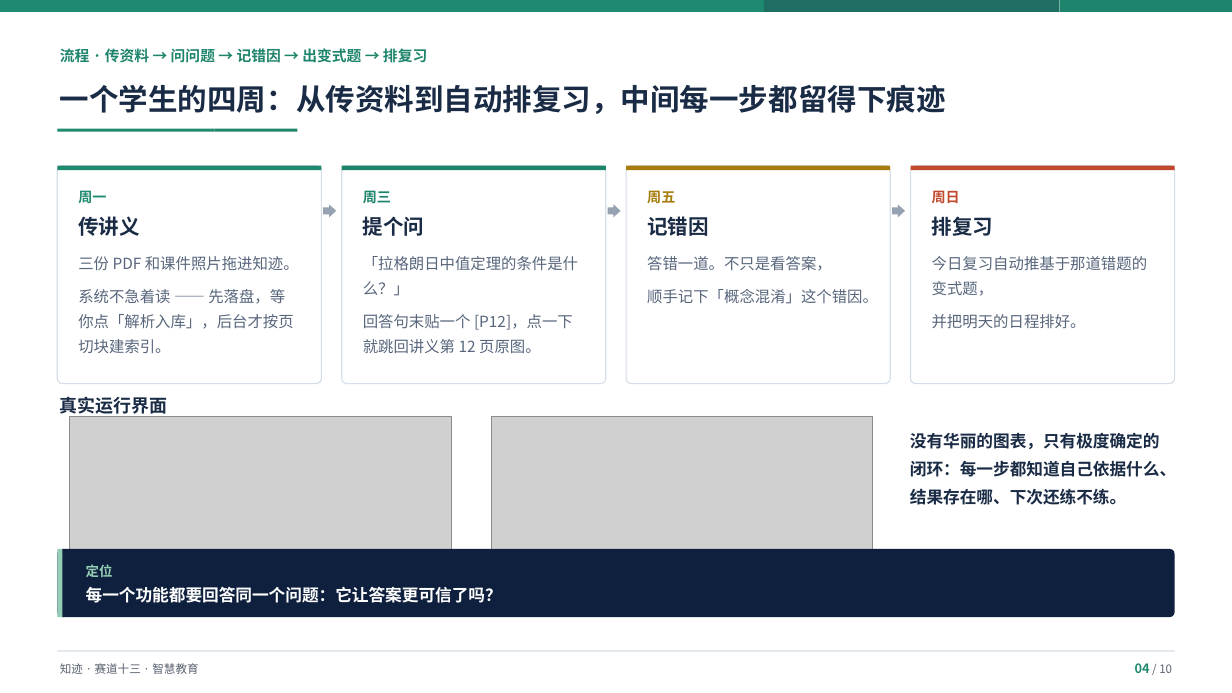
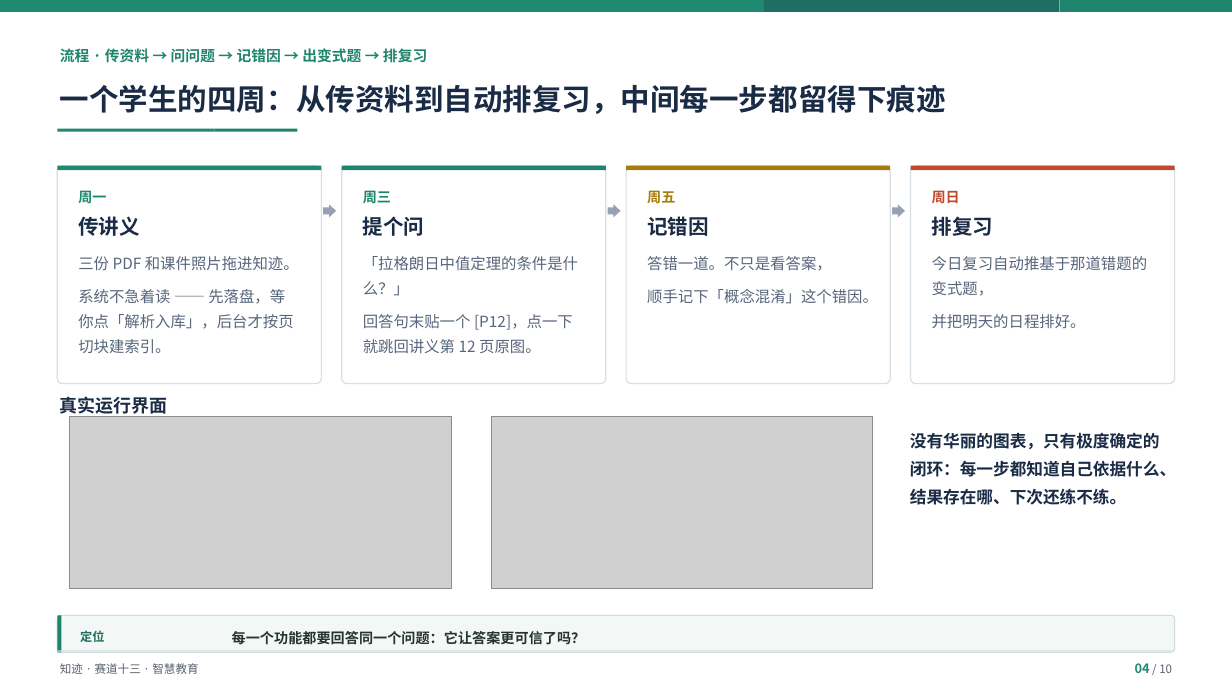
Before and after one commit to Baicaicn23/StudyGraph, a slide deck: slide 4 of docs/作品集/参赛/知迹答辩/知迹答辩.pptx. Drawn at 1232x693 pixels with LibreOffice and Linux fonts; fonts in the diff are those of the drawing; grey boxes stand for pictures. Boxes give left, top, right and bottom in pixels: in the first picture for what was removed or moved away, otherwise in the second. Text is boxed around its words. In the diff, an @@ line names an element or a change of style, - is before the commit and + after.

```diff
--- a/docs/作品集/参赛/知迹答辩/知迹答辩.pptx
+++ b/docs/作品集/参赛/知迹答辩/知迹答辩.pptx
@@ rounded rectangle: place and size @@
-rounded rectangle at (57, 549, 1175, 617)
+rounded rectangle at (57, 616, 1175, 653)
@@ rounded rectangle at (57, 616, 1175, 653): fill #0E203D to #F3F7F5; outline none to #CEDED8 0.8 pt; proportions changed @@
@@ rectangle: place and size @@
-rectangle at (57, 549, 63, 617)
+rectangle at (57, 616, 61, 653)
@@ rectangle at (57, 616, 61, 653): fill #96CDB6 to #1E856C @@
@@ text "定位": place and size @@
-text "定位" at (86, 564, 113, 577)
+text "定位" at (80, 630, 104, 642)
@@ text "定位" at (80, 630, 104, 642): size 10.5 to 9.5 pt, text colour #96CDB6 to #1E6E5C @@
@@ text "每一个功能都要回答同一个问题：它让答案更可信了吗？": place and size @@
-text "每一个功能都要回答同一个问题：它让答案更可信了吗？" at (86, 586, 502, 603)
+text "每一个功能都要回答同一个问题：它让答案更可信了吗？" at (232, 631, 586, 645)
@@ text "每一个功能都要回答同一个问题：它让答案更可信了吗？" at (232, 631, 586, 645): size 13 to 11 pt, text colour #FFFFFF to #26342E @@
```
Also in this commit, not shown: 8 other slides changed, 2 other files.
